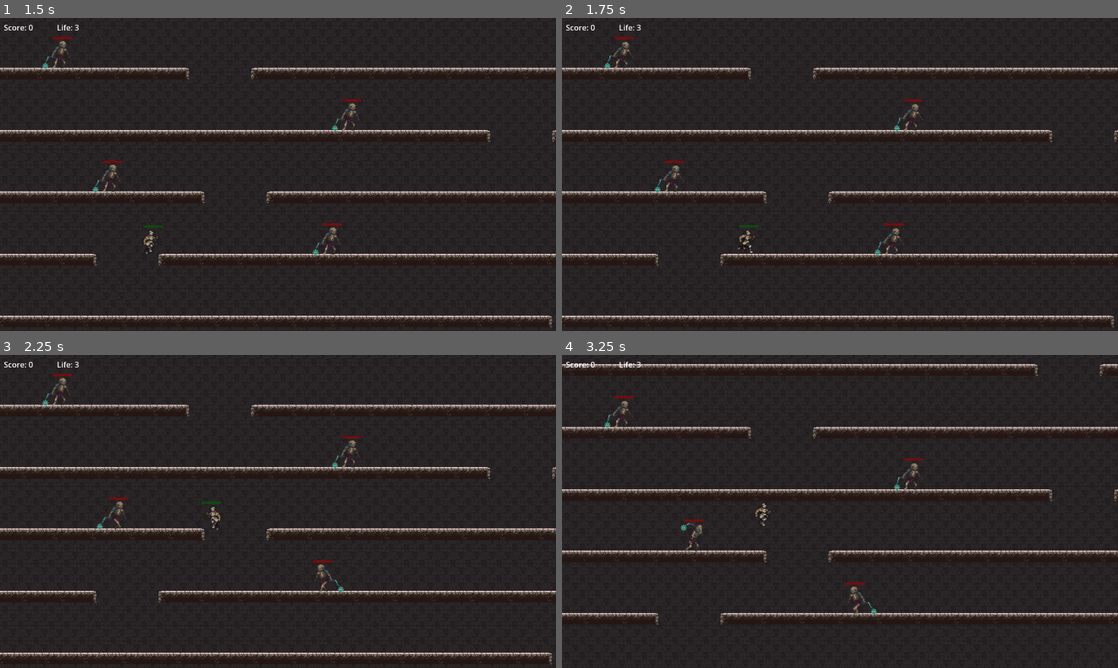
Above: before the commit, frames 1-4 (two rows, left to right).
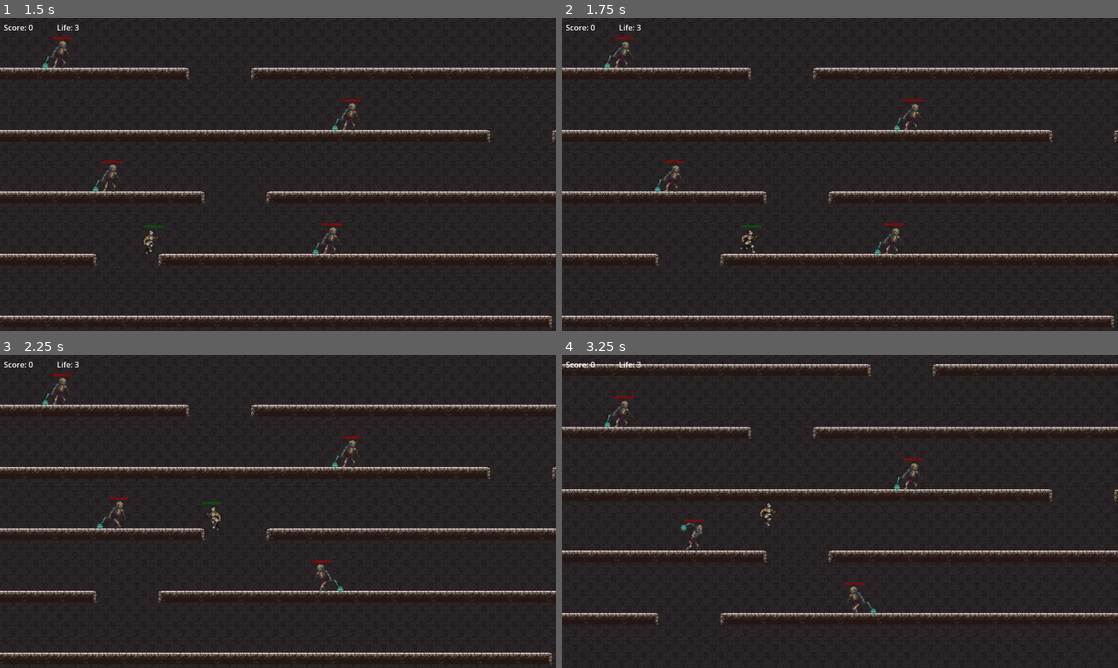
Above: after the commit, the same moments.

Repository: pengpa0012/godot-2d-jump-platformer
Game: Godot game, scene res://scene/world.tscn
Two runs of this game, one before a commit and one after it. Both use one fixed random seed, a clock stepped at 60 frames per second and the inputs below.
Inputs:
- Up to frame 1 (1.5 s): tap Enter (ui_accept) at 0.5, 0.77, 1.07 s; hold Right (ui_right) from 0.53 s (still down); tap K (attack) at 0.6 s; tap Ctrl (crouch) at 0.8, 1.35 s
- Up to frame 2 (1.75 s): keep holding Right (ui_right); tap Enter (ui_accept) at 1.52 s; tap L (roll) at 1.55 s
- Up to frame 3 (2.25 s): tap Enter (ui_accept) at 1.82 s; release Right (ui_right) at 2.03 s; hold Left (ui_left) from 2.03 s (still down); tap L (roll) at 2.1 s
- Up to frame 4 (3.25 s): tap J (slide) at 2.3, 2.85 s; release Left (ui_left) at 2.78 s; hold Right (ui_right) from 2.78 s (still down); tap Enter (ui_accept) at 3.02, 3.05 s

Frame 1 is identical in both runs. In frame 2, 0.1% of the frame differs, in the area x 31-36%, y 66-76%; in frame 3, less than 0.1%; in frame 4, 0.9%, in the area x 0-100%, y 2-83%.

Commit message:
added enemy spawn multiplier

Diff:
--- a/script/enemy.gd
+++ b/script/enemy.gd
@@ -112,6 +112,7 @@
 
 func _on_visible_on_screen_enabler_2d_screen_exited():
 	if is_instance_valid(player):
+		isSpawning = true
 		if player.position.y < self.position.y:
 			self.position.y -= display_size.y
 		else:
@@ -126,6 +127,8 @@
 	sword.disabled = true
 	enableAttack = false
 	if HEALTH_COUNT <= 0:
+		isSpawning = true
+		GLOBAL.ENEMY_KILLED += 1
 		self.queue_free()
 
 func _on_attack_range_body_exited(_body):
--- a/script/global.gd
+++ b/script/global.gd
@@ -5,3 +5,5 @@
 var LIFE = 3
 var HEALTH_COUNT = 10
 var RESPAWN_PLAYER = false
+var ENEMY_MULTIPLIER = 2
+var ENEMY_KILLED = 0
--- a/script/player.gd
+++ b/script/player.gd
@@ -32,6 +32,7 @@
 
 	var direction = Input.get_axis("ui_left", "ui_right")
 
+	handlePlayerInput(direction)
 
 	if GLOBAL.HEALTH_COUNT > 0:
 		if not is_on_floor():
@@ -40,39 +41,7 @@
 				animatedSprite.play("Jump")
 			else:
 				animatedSprite.play("Fall")
-		if Input.is_action_just_pressed("ui_accept") and is_on_floor() && !isAttacking:
-			velocity.y = JUMP_VELOCITY
 
-		if Input.is_action_just_pressed("attack") and is_on_floor():
-			if isCrouching:
-				isCrouchAttack = true
-			else:
-				isAttacking = true
-			swordAttack.disabled = false
-
-		if Input.is_action_just_pressed("roll") and is_on_floor() and direction:
-			isRolling = true
-			cannotTurn = true
-
-		if Input.is_action_just_released("roll"):
-			await get_tree().create_timer(.5).timeout
-			isRolling = false
-			cannotTurn = false
-
-		if Input.is_action_just_pressed("slide") and is_on_floor() and direction:
-			isSliding = true
-			cannotTurn = true
-
-		if Input.is_action_just_released("slide"):
-			await get_tree().create_timer(.5).timeout
-			isSliding = false
-			cannotTurn = false
-
-		if Input.is_action_just_pressed("crouch"):
-			isCrouching = true
-
-		if Input.is_action_just_released("crouch"):
-			isCrouching = false
 
 		if direction && !isAttacking && !cannotTurn && !isCrouchAttack:
 			if is_on_floor():
@@ -163,5 +132,39 @@
 
 func _on_hurtbox_body_entered(body):
 	if "Enemy" in body.name && body.HEALTH_COUNT > 0:
-		print()
 		hurt_player(body, 4.5)
+
+func handlePlayerInput(direction):
+	if Input.is_action_just_pressed("ui_accept") and is_on_floor() && !isAttacking:
+		velocity.y = JUMP_VELOCITY
+
+	if Input.is_action_just_pressed("attack") and is_on_floor():
+		if isCrouching:
+			isCrouchAttack = true
+		else:
+			isAttacking = true
+		swordAttack.disabled = false
+
+	if Input.is_action_just_pressed("roll") and is_on_floor() and direction:
+		isRolling = true
+		cannotTurn = true
+
+	if Input.is_action_just_released("roll"):
+		await get_tree().create_timer(.5).timeout
+		isRolling = false
+		cannotTurn = false
+
+	if Input.is_action_just_pressed("slide") and is_on_floor() and direction:
+		isSliding = true
+		cannotTurn = true
+
+	if Input.is_action_just_released("slide"):
+		await get_tree().create_timer(.5).timeout
+		isSliding = false
+		cannotTurn = false
+
+	if Input.is_action_just_pressed("crouch"):
+		isCrouching = true
+
+	if Input.is_action_just_released("crouch"):
+			isCrouching = false
--- a/script/world.gd
+++ b/script/world.gd
@@ -8,14 +8,16 @@
 @onready var scoreLabel = get_node("CanvasGroup/CanvasLayer2/Score")
 @onready var lifeLabel = get_node("CanvasGroup/CanvasLayer2/Life")
 
-func _process(delta):
+func _process(_delta):
 	scoreLabel.text = "Score: {score}".format({"score": GLOBAL.SCORE})
 	lifeLabel.text = "Life: {life}".format({"life": GLOBAL.LIFE})
-	if enemiesCount.get_child_count() < 3:
-		var newEnemy = enemy.instantiate()
-		newEnemy.position.y = player.position.y - 250
-		newEnemy.position.x = randf_range(0, player.position.y)
-		enemiesCount.add_child(newEnemy)
+	print(GLOBAL.ENEMY_KILLED * GLOBAL.ENEMY_MULTIPLIER)
+	if enemiesCount.get_child_count() <= 1:
+		for i in range(GLOBAL.ENEMY_KILLED * GLOBAL.ENEMY_MULTIPLIER):
+			var newEnemy = enemy.instantiate()
+			newEnemy.position.y = player.position.y - 130
+			newEnemy.position.x = randf_range(0, player.position.x)
+			enemiesCount.add_child(newEnemy)
 
 	if GLOBAL.RESPAWN_PLAYER:
 		GLOBAL.RESPAWN_PLAYER = false
